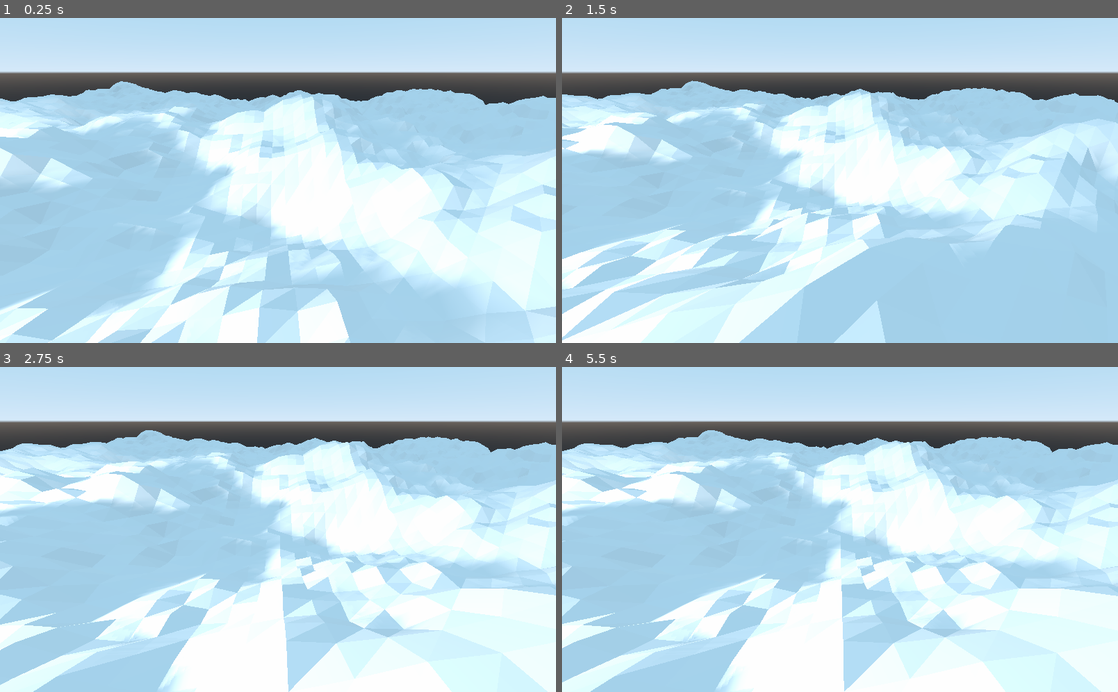
Above: before the commit, frames 1-4 (two rows, left to right).
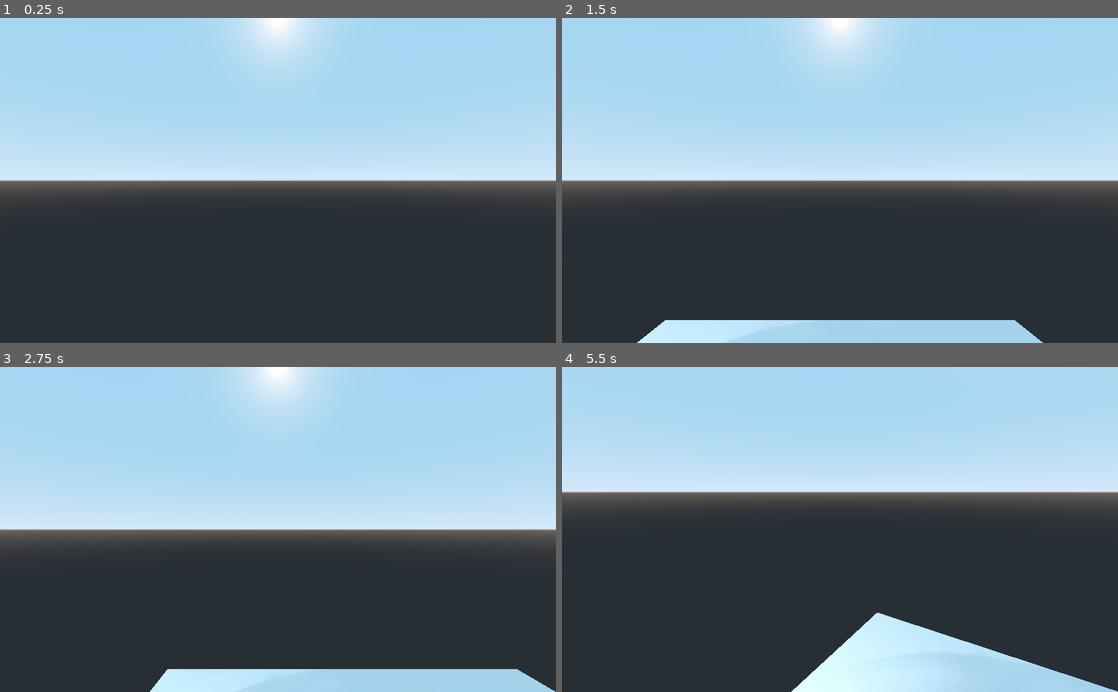
Above: after the commit, the same moments.

Repository: brennanwilkes/Tangaroa2
Game: Godot game, scene res://HeightMapTests.tscn
Same seed, same stepped clock (60 frames per second), same inputs: the game is played once before the commit and once after it.
Inputs (mouse positions are in pixels of both pictures, inside the frame that each line leads up to):
- Up to frame 1 (0.25 s): no input
- Up to frame 2 (1.5 s): tap Enter at 0.5 s; move the mouse to (962, 164) at 0.52 s; hold S (camera_backward) 0.53-1.28 s; click (962, 164) at 0.67 s; tap W (camera_forward) at 0.8, 1.35 s; move the mouse to (728, 196) at 1.27 s; click (728, 196) at 1.42 s
- Up to frame 3 (2.75 s): tap A (camera_left) at 1.55 s; tap Space at 2 s; move the mouse to (333, 458) at 2.02 s; hold A (camera_left) from 2.03 s (still down); click (333, 458) at 2.17 s; tap D (camera_right) at 2.3 s
- Up to frame 4 (5.5 s): move the mouse to (812, 594) at 2.77 s; release A (camera_left) at 2.78 s; tap D (camera_right) at 2.85 s; click (812, 594) at 2.92 s; tap Ctrl (noise_movement, bound only before the commit) at 3.05 s; tap Enter at 3.5, 5 s; move the mouse to (1006, 578) at 3.52 s; hold Ctrl (noise_movement, bound only before the commit) 3.53-4.28 s; click (1006, 578) at 3.67 s; tap C (camera_rotate_down, bound only after the commit) at 3.8, 4.35 s; tap Space at 4.25 s; move the mouse to (673, 480) at 4.27 s; click (673, 480) at 4.42 s; tap Q (camera_rotate_left, bound only after the commit) at 4.55 s; move the mouse to (867, 529) at 5.02 s; hold Q (camera_rotate_left, bound only after the commit) from 5.03 s (still down); click (867, 529) at 5.17 s; tap E (camera_rotate_right, bound only after the commit) at 5.3 s

The runs differ from the first frame. In frame 1, 77% of the frame differs, in the area x 0-100%, y 0-100%; in frame 2, 74%; in frame 3, 79%; in frame 4, 84%, in the area x 0-100%, y 7-100%.

Commit message:
Big improvements to camera, abstraction, and circle scaling

Diff:
--- /dev/null
+++ b/DebugCamera.gd
@@ -0,0 +1,44 @@
+extends Camera
+
+export var speed = 0.1;
+
+func _process(delta):
+	var movement = Vector3(0.0,0.0,0.0);
+	if Input.is_action_pressed("camera_backward"):
+		movement += Vector3(0.0,0.0,speed);
+	elif Input.is_action_pressed("camera_forward"):
+		movement -= Vector3(0.0,0.0,speed);
+	if Input.is_action_pressed("camera_left"):
+		movement -= Vector3(speed,0.0,0.0);
+	elif Input.is_action_pressed("camera_right"):
+		movement += Vector3(speed,0.0,0.0);
+
+	#2d Rotation matrix
+	var ang = self.rotation.y * -1;
+	movement.x = movement.x * cos(ang) - movement.z * sin(ang);
+	movement.z = movement.x * sin(ang) + movement.z * cos(ang);
+
+	self.translation += movement;
+
+	var rotation = Vector3(0.0,0.0,0.0);
+	if Input.is_action_pressed("camera_rotate_left"):
+		rotation += Vector3(0.0,speed/5,0.0);
+	elif Input.is_action_pressed("camera_rotate_right"):
+		rotation -= Vector3(0.0,speed/5,0.0);
+	if Input.is_action_pressed("camera_rotate_up"):
+		rotation += Vector3(speed/5,0.0,0.0);
+	elif Input.is_action_pressed("camera_rotate_down"):
+		rotation -= Vector3(speed/5,0.0,0.0);
+
+	self.rotation += rotation;
+
+
+func _input(event : InputEvent) -> void:
+	if event is InputEventMouseButton:
+		event as InputEventMouseButton
+		if event.pressed:
+			match event.button_index:
+				BUTTON_WHEEL_UP:
+					self.translation += Vector3(0.0,speed*10,0.0);
+				BUTTON_WHEEL_DOWN:
+					self.translation -= Vector3(0.0,speed*10,0.0);
--- /dev/null
+++ b/DebugCamera.tscn
@@ -0,0 +1,6 @@
+[gd_scene load_steps=2 format=2]
+
+[ext_resource path="res://DebugCamera.gd" type="Script" id=1]
+
+[node name="DebugCamera" type="Camera"]
+script = ExtResource( 1 )
--- a/HeightMapTests.tscn
+++ b/HeightMapTests.tscn
@@ -1,10 +1,9 @@
 [gd_scene load_steps=3 format=2]
 
-[ext_resource path="res://OneTimeNoiseMesh.tscn" type="PackedScene" id=1]
-[ext_resource path="res://Controller.gd" type="Script" id=3]
+[ext_resource path="res://Island3D.tscn" type="PackedScene" id=1]
+[ext_resource path="res://DebugCamera.tscn" type="PackedScene" id=2]
 
 [node name="HeightMapTests" type="Spatial"]
-script = ExtResource( 3 )
 
 [node name="OmniLight" type="OmniLight" parent="."]
 transform = Transform( 1, 0, 0, 0, 1, 0, 0, 0, 1, -22.5269, 11.9443, 22.1142 )
@@ -13,9 +12,7 @@
 shadow_bias = 2.41
 omni_range = 51.1088
 
-[node name="Camera" type="Camera" parent="."]
-transform = Transform( 1, 0, 0, 0, 0.906308, 0.422618, 0, -0.422618, 0.906308, 0.972098, 13.3251, 19.4019 )
+[node name="Island3D" parent="." instance=ExtResource( 1 )]
 
-[node name="OneTimeNoiseMesh" parent="." instance=ExtResource( 1 )]
-transform = Transform( 1, 0, 0, 0, 1, 0, 0, 0, 1, 0, 0, 0 )
-noise_size = Vector2( 100, 100 )
+[node name="DebugCamera" parent="." instance=ExtResource( 2 )]
+transform = Transform( 1, 0, 0, 0, 1, 0, 0, 0, 1, 0, 10, 0 )
--- /dev/null
+++ b/Island3D.gd
@@ -0,0 +1,81 @@
+extends CSGMesh
+
+
+export var amplitude = 10.0;
+
+export var noise_size : Vector2 = Vector2(25.0,25.0);
+export var noise_precision : Vector2 = Vector2(4,4);
+export var noise_scale = Vector2(5.0,5.0);
+export var noise_shift = Vector3(0.0,0.0,0.0);
+
+export var noise_lacunarity = 2.0;
+export var noise_octaves = 8;
+export var noise_period = 64.0;
+export var noise_persistence = 0.5;
+export var noise_seed = 0;
+
+onready var noise_mesh = self.get_mesh();
+onready var noiseGenerator = OpenSimplexNoise.new();
+
+
+func distance(a : Vector2,b : Vector2):
+	return sqrt(pow(a.x-b.x,2)+pow(a.y-b.y,2));
+
+onready var MAX_CIRCLE_DISTANCE = min(noise_size.x,noise_size.y) / 2.0;
+
+func circle_distance(coord : Vector2):
+	return 1 - min(distance(coord,Vector2(0.0,0.0)) / MAX_CIRCLE_DISTANCE,1)
+
+func update_noise_settings():
+	noiseGenerator.seed = noise_seed;
+	noiseGenerator.octaves = noise_octaves;
+	noiseGenerator.period = noise_period;
+	noiseGenerator.persistence = noise_persistence;
+	noiseGenerator.lacunarity = noise_lacunarity;
+
+func get_noise_height(coord : Vector2):
+	var height = noiseGenerator.get_noise_3d(coord.x*noise_scale.x + noise_shift.x,coord.y*noise_scale.y + noise_shift.y , noise_shift.z);
+	height = (height+1)/2;
+	return height;
+
+func get_island_height(coord : Vector2):
+	var height =  get_noise_height(coord);
+	height *= amplitude;
+	height *= circle_distance(coord);
+	return height;
+
+func update_mesh():
+	var st = SurfaceTool.new();
+	noise_mesh.subdivide_width = noise_precision.x * noise_size.x;
+	noise_mesh.subdivide_depth = noise_precision.y * noise_size.y;
+	noise_mesh.size = noise_size;
+
+	st.create_from(noise_mesh, 0);
+	var array_plane = st.commit();
+
+	var mdt = MeshDataTool.new();
+	mdt.create_from_surface(array_plane, 0);
+
+	for i in range(mdt.get_vertex_count()):
+		var vtx = mdt.get_vertex(i)
+		vtx.y = get_island_height(Vector2(vtx.x,vtx.z));
+		mdt.set_vertex(i, vtx)
+
+
+	for s in range(array_plane.get_surface_count()):
+		array_plane.surface_remove(s)
+
+	mdt.commit_to_surface(array_plane)
+	st.create_from(array_plane, 0)
+	st.generate_normals()
+	self.mesh = st.commit()
+
+
+func _ready():
+	update_mesh();
+
+
+
+# Called every frame. 'delta' is the elapsed time since the previous frame.
+#func _process(delta):
+#	pass
--- /dev/null
+++ b/Island3D.tscn
@@ -0,0 +1,12 @@
+[gd_scene load_steps=3 format=2]
+
+[ext_resource path="res://Island3D.gd" type="Script" id=1]
+
+[sub_resource type="PlaneMesh" id=1]
+size = Vector2( 10, 10 )
+subdivide_width = 10
+subdivide_depth = 10
+
+[node name="Island3D" type="CSGMesh"]
+mesh = SubResource( 1 )
+script = ExtResource( 1 )
--- a/OneTimeNoiseMesh.tscn
+++ b/OneTimeNoiseMesh.tscn
@@ -14,7 +14,6 @@
 script = ExtResource( 1 )
 anim_speed = 5.0
 amplitude = 15.0
-noise_size = Vector2( 25, 25 )
 noise_scale = Vector2( 5, 5 )
 seed_num = 2
 
--- a/project.godot
+++ b/project.godot
@@ -45,10 +45,24 @@
 , Object(InputEventKey,"resource_local_to_scene":false,"resource_name":"","device":0,"alt":false,"shift":false,"control":false,"meta":false,"command":false,"pressed":false,"scancode":16777234,"unicode":0,"echo":false,"script":null)
  ]
 }
-noise_movement={
+camera_rotate_left={
 "deadzone": 0.5,
-"events": [ Object(InputEventKey,"resource_local_to_scene":false,"resource_name":"","device":0,"alt":false,"shift":false,"control":false,"meta":false,"command":false,"pressed":false,"scancode":16777238,"unicode":0,"echo":false,"script":null)
-, Object(InputEventKey,"resource_local_to_scene":false,"resource_name":"","device":0,"alt":false,"shift":false,"control":false,"meta":false,"command":false,"pressed":false,"scancode":16777237,"unicode":0,"echo":false,"script":null)
+"events": [ Object(InputEventKey,"resource_local_to_scene":false,"resource_name":"","device":0,"alt":false,"shift":false,"control":false,"meta":false,"command":false,"pressed":false,"scancode":81,"unicode":0,"echo":false,"script":null)
+ ]
+}
+camera_rotate_right={
+"deadzone": 0.5,
+"events": [ Object(InputEventKey,"resource_local_to_scene":false,"resource_name":"","device":0,"alt":false,"shift":false,"control":false,"meta":false,"command":false,"pressed":false,"scancode":69,"unicode":0,"echo":false,"script":null)
+ ]
+}
+camera_rotate_up={
+"deadzone": 0.5,
+"events": [ Object(InputEventKey,"resource_local_to_scene":false,"resource_name":"","device":0,"alt":false,"shift":false,"control":false,"meta":false,"command":false,"pressed":false,"scancode":82,"unicode":0,"echo":false,"script":null)
+ ]
+}
+camera_rotate_down={
+"deadzone": 0.5,
+"events": [ Object(InputEventKey,"resource_local_to_scene":false,"resource_name":"","device":0,"alt":false,"shift":false,"control":false,"meta":false,"command":false,"pressed":false,"scancode":67,"unicode":0,"echo":false,"script":null)
  ]
 }
 
